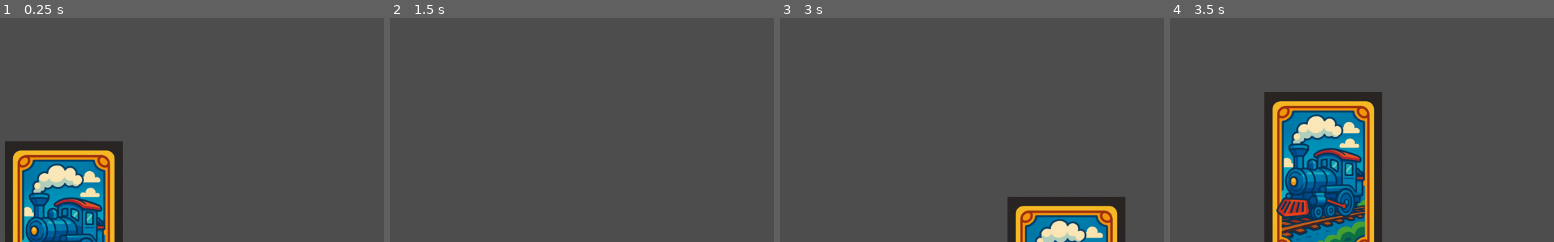
Above: before the commit, frames 1-4 (left to right).
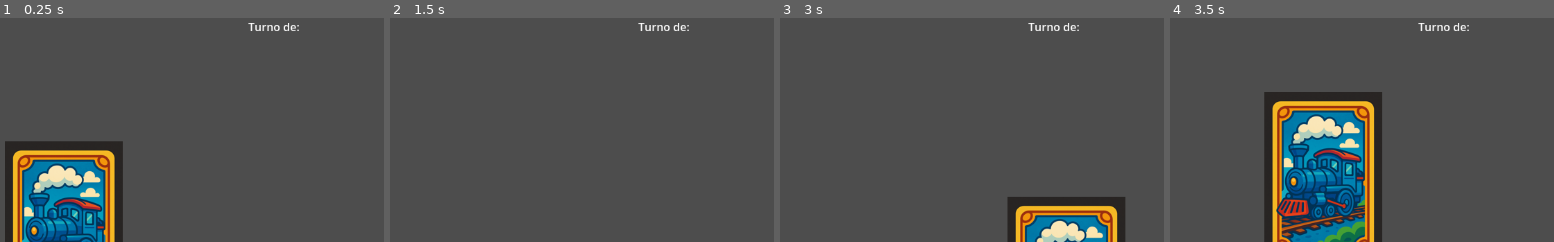
Above: after the commit, the same moments.

Repository: BarbaraEMorais/ticketToRideGame
Game: Godot game, scene res://cenas/partida.tscn
The game is run twice, just before and just after one commit, with the same random seed, the same clock (stepped at 60 frames per second) and the same inputs. This scene is started directly instead of the project's main scene.
Inputs (mouse positions are % of the whole screen's width and height, from its top left):
- Up to frame 1 (0.25 s): no input
- Up to frame 2 (1.5 s): tap Enter at 0.5 s; drag from (9, 46) to (91, 81) at 0.52 s; drag from (91, 81) to (47, 70) at 1.27 s
- Up to frame 3 (3 s): tap Space at 2 s; move the mouse to (62, 28) at 2.02 s; click (62, 28) at 2.17 s; tap Enter at 2.75 s; drag from (47, 70) to (21, 35) at 2.77 s
- Up to frame 4 (3.5 s): no input
The pictures show only the part of the screen within x 0-50%, y 0-50%; the shares and areas given below are measured in that part.

The runs differ from the first frame. In frame 1, 0.2% of the frame differs, in the area x 64-78%, y 2-6%; in frame 2, 0.2%; in frame 3, 0.2%; in frame 4, 0.2%.

Commit message:
Adiciona evento para finalização de partida.

Diff:
--- a/cenas/jogadorTemp.gd
+++ b/cenas/jogadorTemp.gd
@@ -1,6 +1,11 @@
 # Placeholder para a classe jogador
 
 class_name JogadorTemp extends Node2D
+
+@export
+var nome : String = "Aaaa"
+@export
+var cartas : int = 10
 
 # Called when the node enters the scene tree for the first time.
 func _ready() -> void:
--- a/cenas/partida.gd
+++ b/cenas/partida.gd
@@ -6,8 +6,19 @@
 @export_range(2, 6)
 var maxJogadores : int
 
+var partidaEmAndamento : bool = true
+
+var _indexJogadorAtual : int = 0
+
+var mesa : Mesa
+
+enum {EM_ANDAMENTO, ULTIMO_TURNO, FINALIZAR}
+
+var _estado = EM_ANDAMENTO
+
 # Called when the node enters the scene tree for the first time.
 func _ready() -> void:
+	mesa = $Mesa
 	pass # Replace with function body.
 
 
@@ -16,8 +27,39 @@
 	pass
 
 func add_player(jogador : JogadorTemp) -> void:
-	if(listaJogadores.size() + 1 > maxJogadores):
+	if(listaJogadores.size() == maxJogadores):
 		printerr("Não é possível adicionar novo jogador: Partida Cheia")
 		return
 
 	listaJogadores.append(jogador)
+
+
+func proximo_turno():
+	# por segurança
+	if _estado == FINALIZAR: determinarVitoria()
+	else:
+		_passar_turno()
+
+func _passar_turno():
+	_indexJogadorAtual += 1
+	if (_indexJogadorAtual >= listaJogadores.size()):
+		_indexJogadorAtual = 0
+
+	$NomeJogadorAtual.text = "Turno de: " + listaJogadores[_indexJogadorAtual].nome
+	listaJogadores[_indexJogadorAtual].jogarTurno()
+
+	if _estado == ULTIMO_TURNO:
+		_estado = FINALIZAR
+
+# Placeholder para a checagem da vitoria de um jogador
+# Checa se a partida foi finalizada
+func checar_fim_partida() -> bool:
+	return false
+
+func determinarVitoria() -> void:
+	pass
+
+# Essa função deve ser conectada à um sinal emitido por jogador
+func _handle_end_game_signal():
+	if _estado == EM_ANDAMENTO:
+		_estado = ULTIMO_TURNO
--- a/cenas/partida.tscn
+++ b/cenas/partida.tscn
@@ -8,3 +8,10 @@
 maxJogadores = 2
 
 [node name="Mesa" parent="." instance=ExtResource("1_gmxvt")]
+
+[node name="NomeJogadorAtual" type="Label" parent="."]
+offset_left = 358.0
+offset_top = 1.0
+offset_right = 683.0
+offset_bottom = 30.0
+text = "Turno de: "
